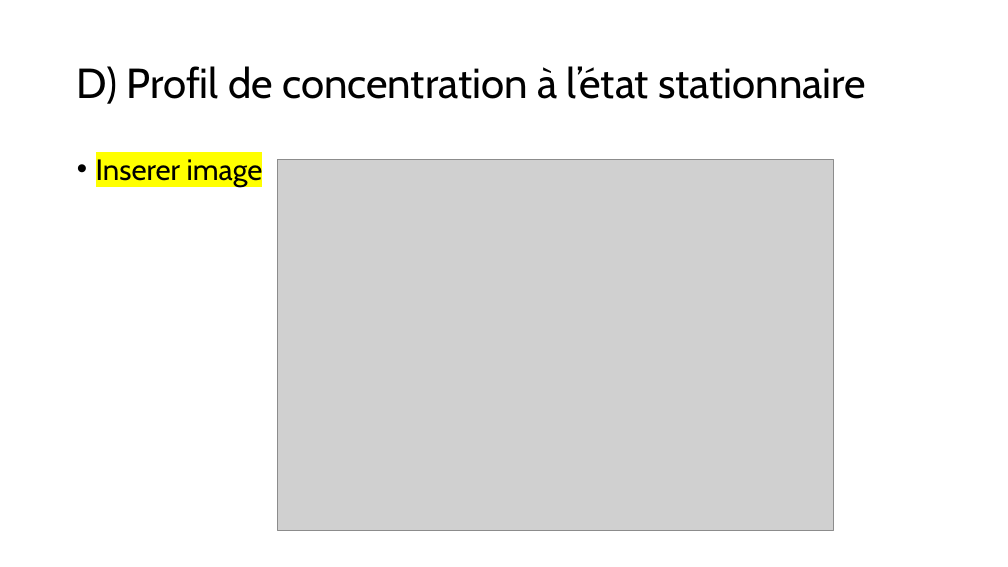
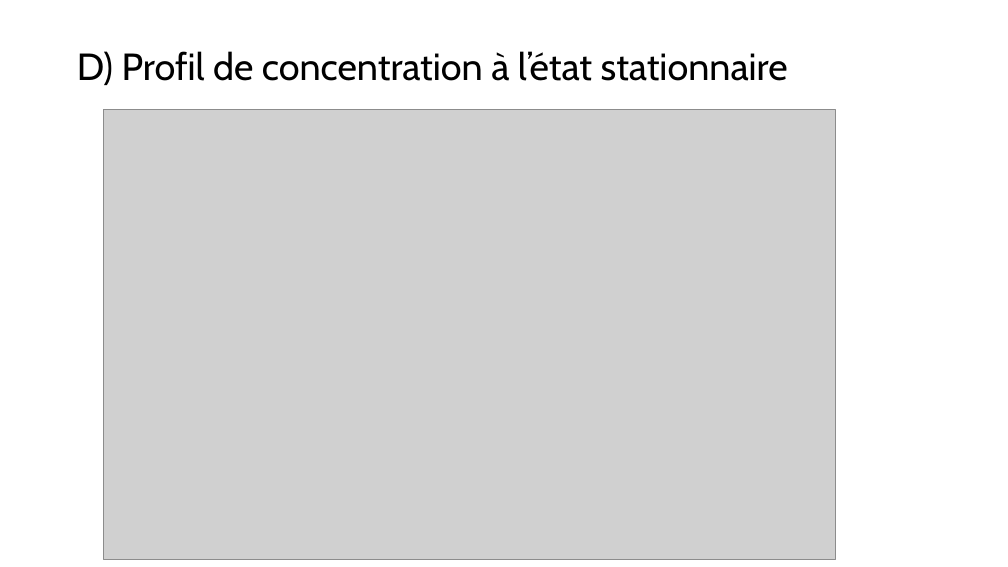
Before and after one commit to mehdibendaya/MEC8211-DEV1, a slide deck: slide 11 of Devoir_1.pptx (slide 12 before the commit). Drawn at 1008x567 pixels with LibreOffice and Linux fonts; fonts in the diff are those of the drawing; grey boxes stand for pictures. Boxes give left, top, right and bottom in pixels: in the first picture for what was removed or moved away, otherwise in the second. Text is boxed around its words. In the diff, an @@ line names an element or a change of style, - is before the commit and + after.

```diff
--- a/Devoir_1.pptx
+++ b/Devoir_1.pptx
@@ title "D) Profil de concentration à ...": place and size @@
-title "D) Profil de concentration à ..." at (77,66,866,104)
+title "D) Profil de concentration à ..." at (77,51,788,85)
@@ title "D) Profil de concentration à ..." at (77,51,788,85): size 40 to 36 pt @@
@@ picture: place and size @@
-picture at (278,160,833,530)
+picture at (104,110,836,560)
@@ text removed at (96,155,263,187) @@
-• Inserer image
```
Also in this commit, not shown: 15 other slides changed, 2 slides added, 7 slides removed.
